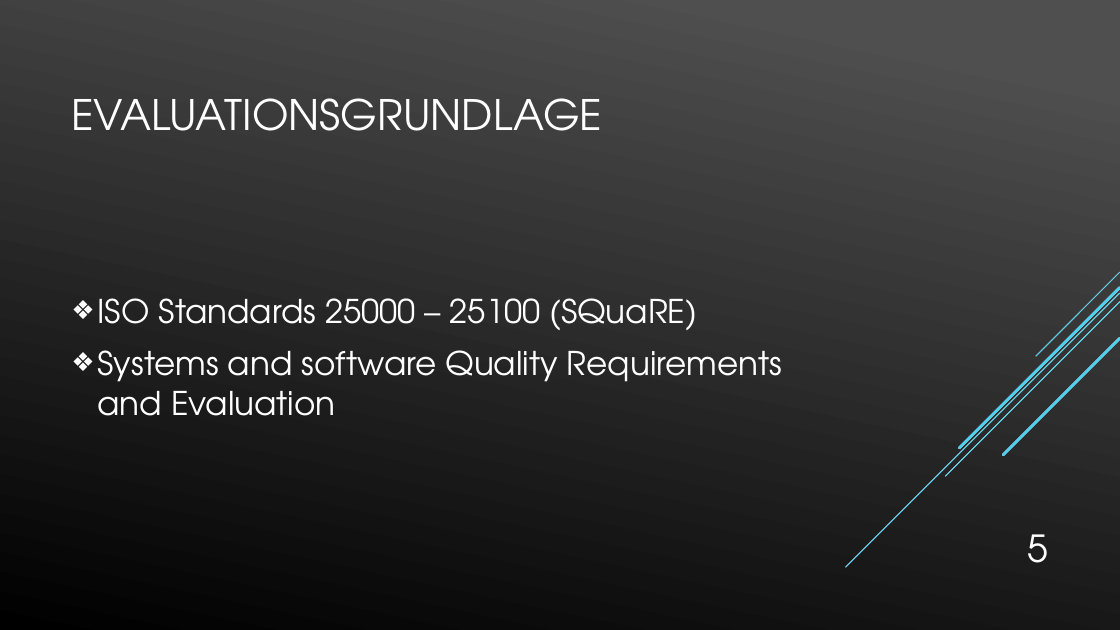
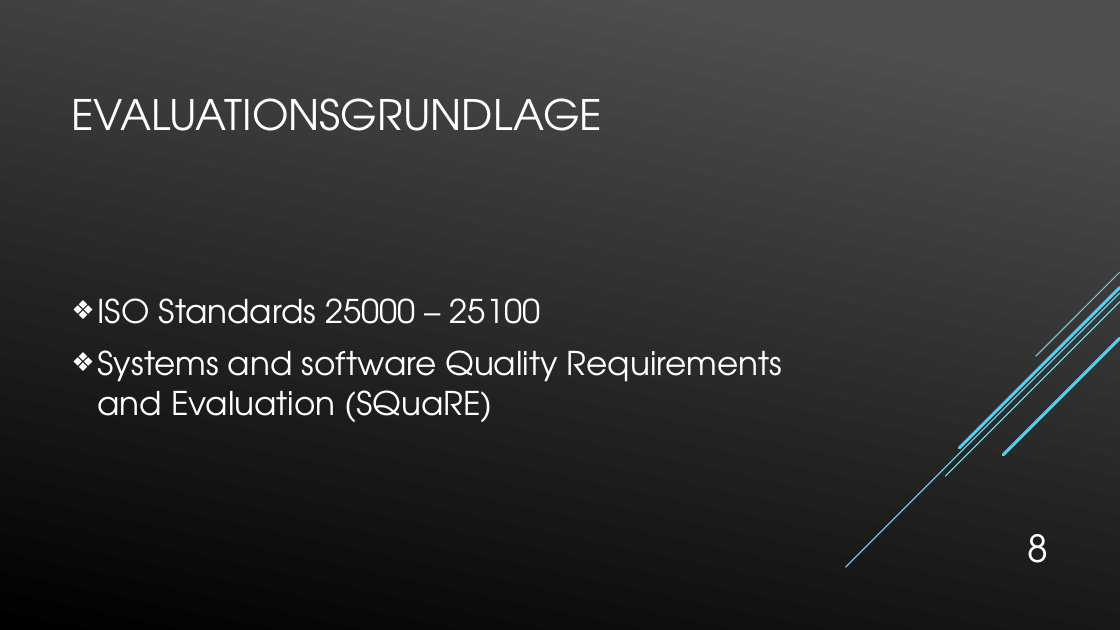
Before and after one commit to Tura92/Bachelorarbeit, a slide deck: slide 8 of Kolloquium Präsentation.pptx (slide 5 before the commit). Drawn at 1120x630 pixels with LibreOffice and Linux fonts; fonts in the diff are those of the drawing. Boxes give left, top, right and bottom in pixels: in the first picture for what was removed or moved away, otherwise in the second. Text is boxed around its words. In the diff, an @@ line names an element or a change of style, - is before the commit and + after.

```diff
--- a/Kolloquium Präsentation.pptx
+++ b/Kolloquium Präsentation.pptx
@@ text at (98, 298, 783, 422): text changed @@
-❖ ISO Standards 25000 – 25100 (SQuaRE)
-❖ Systems and software Quality Requirements and Evaluation
+❖ ISO Standards 25000 – 25100
+❖ Systems and software Quality Requirements and Evaluation (SQuaRE)
@@ page number at (1028, 534, 1049, 563): text changed @@
-5
+8
```
Also in this commit, not shown: 5 other slides changed, 1 slide added, 3 other files.
